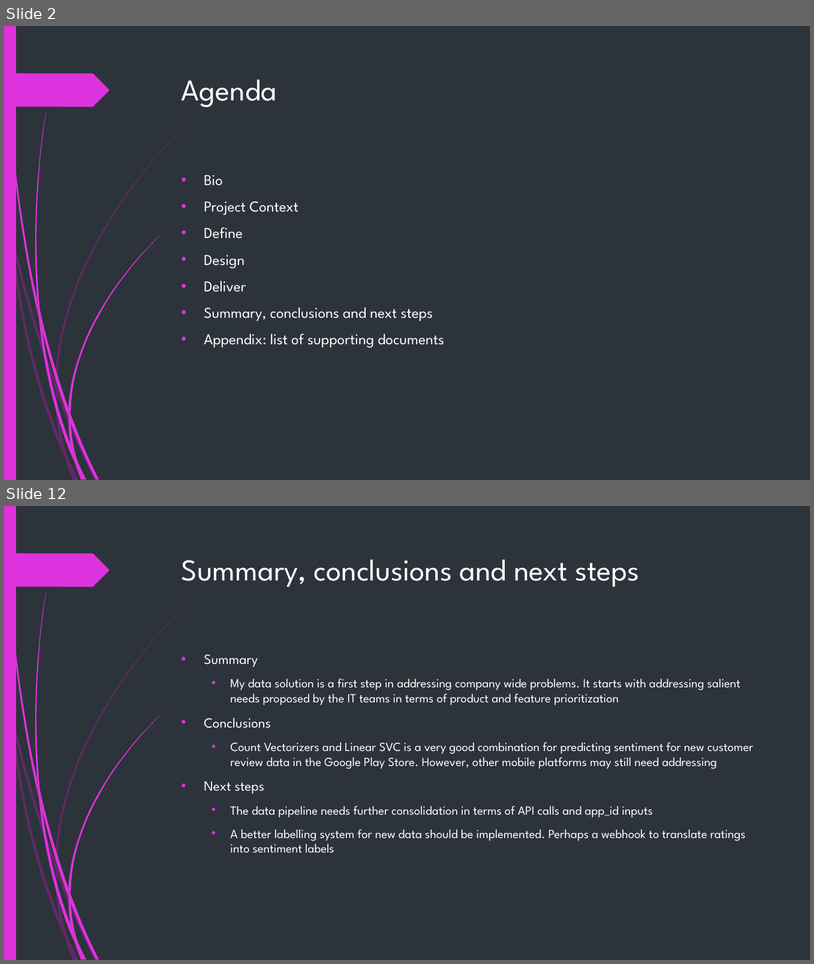
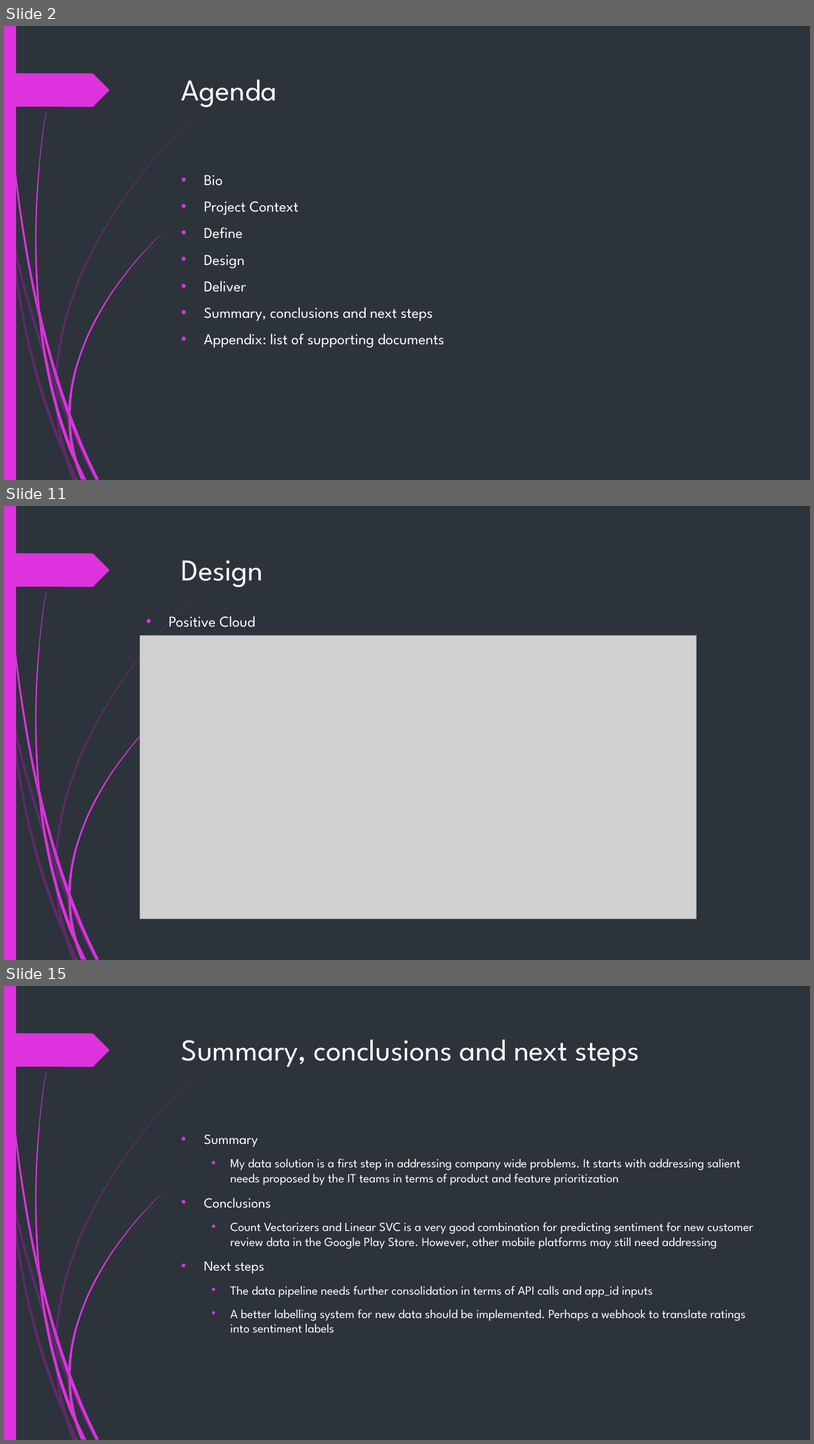
Before and after one commit to isaackarwailow/capstone-project, a slide deck: Capstone Project 2021.pptx. Shown one above the other, each under a label of ours: slides 2 and 12 before the commit, slides 2, 11 and 15 after it; the slides between them are not shown. The pictures are 814x964 and 814x1444 pixels, drawn with LibreOffice and Linux fonts; fonts in the diff are those of the drawing; grey boxes stand for pictures. Boxes give left, top, right and bottom in pixels: in the first picture for what was removed or moved away, otherwise in the second. Text is boxed around its words. In the diff, an @@ line names an element or a change of style, - is before the commit and + after.

```diff
--- a/Capstone Project 2021.pptx
+++ b/Capstone Project 2021.pptx
@@ slide 11 added at [4, 506, 810, 960], background #2C333A; not listed: 24 template elements that a slide beside it also shows @@
@@ title added at [182, 560, 263, 587], 36 pt, text #FFFFFF @@
+Design
@@ text added at [169, 612, 255, 627], 18 pt, text #FFFFFF @@
+• Positive Cloud
@@ picture added at [140, 636, 697, 919] @@
@@ what was slide 12 is now slide 15 @@
```
Also in this commit, not shown: 8 slides changed, 4 other slides added, 2 slides removed.
